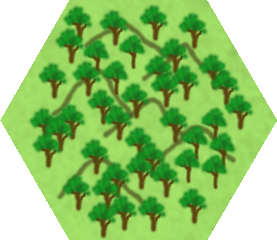
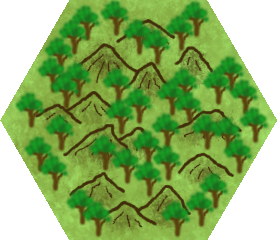
Before/after of a w=277, h=240 layered artwork. What changed in the layer stack:
painted on "Trees" over [13, 0, 271, 240]
painted on "Hills" over [25, 13, 243, 238]
painted on "Base" over [0, 0, 277, 240]
